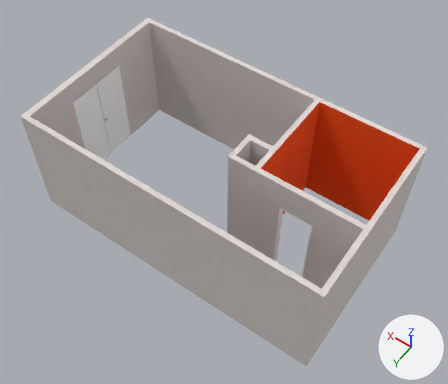
A saved change to the glTF model src/models/Walls.glb.
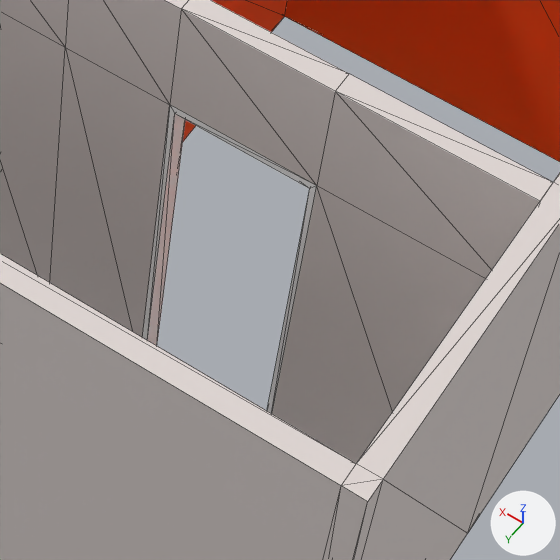
Each version is shown whole from a camera (50 mm lens) standing at (-6.28, 4.84, 10.42) and looking at (-2.03, -1.11, 1.08), then close up on the part from 54% to 82% of the width and 48% to 81% of the height. Every picture has the same lights, and +X, +Y and +Z are marked at lower right. The close-ups show mesh edges as thin lines. Vertices at the same position are counted once.

In view in the first close-up: 'Wall'.
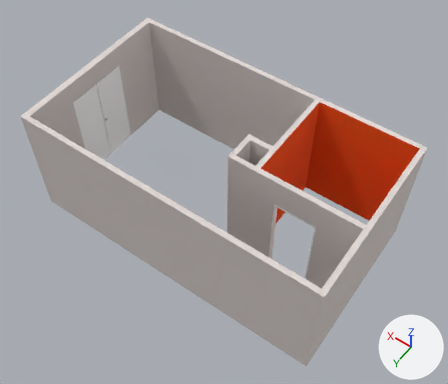
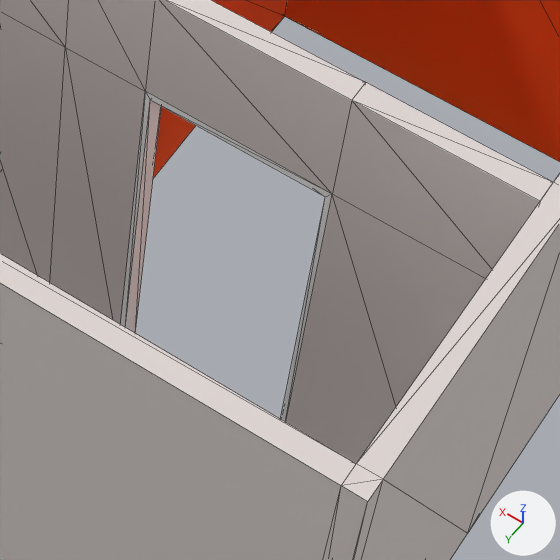
What the commit changed:
me_cube_002 has 237 vertices, 437 faces and spans x -4.96..1.27, y -3.48..0.05, z -1.25..1.25.
me_cube_002 is used by ob_wall; location (0.0, 0.466, 1.253).
me_cube_002 part 1: all 20 vertices in x -4.03..-3.37, y -1.43..-1.33, z -1.25..1.25 are scaled about their middle by (1.29, 1, 1), then moved by (0.02, 0.0, 0.0).

Location of each change, [x1, y1, x2, y2] in pixels of the close-ups (560 x 560 px; the box of a moved part takes in the faces that stretch with it):
part 1 of me_cube_002, moved or reshaped: [50, 0, 553, 464] in both
